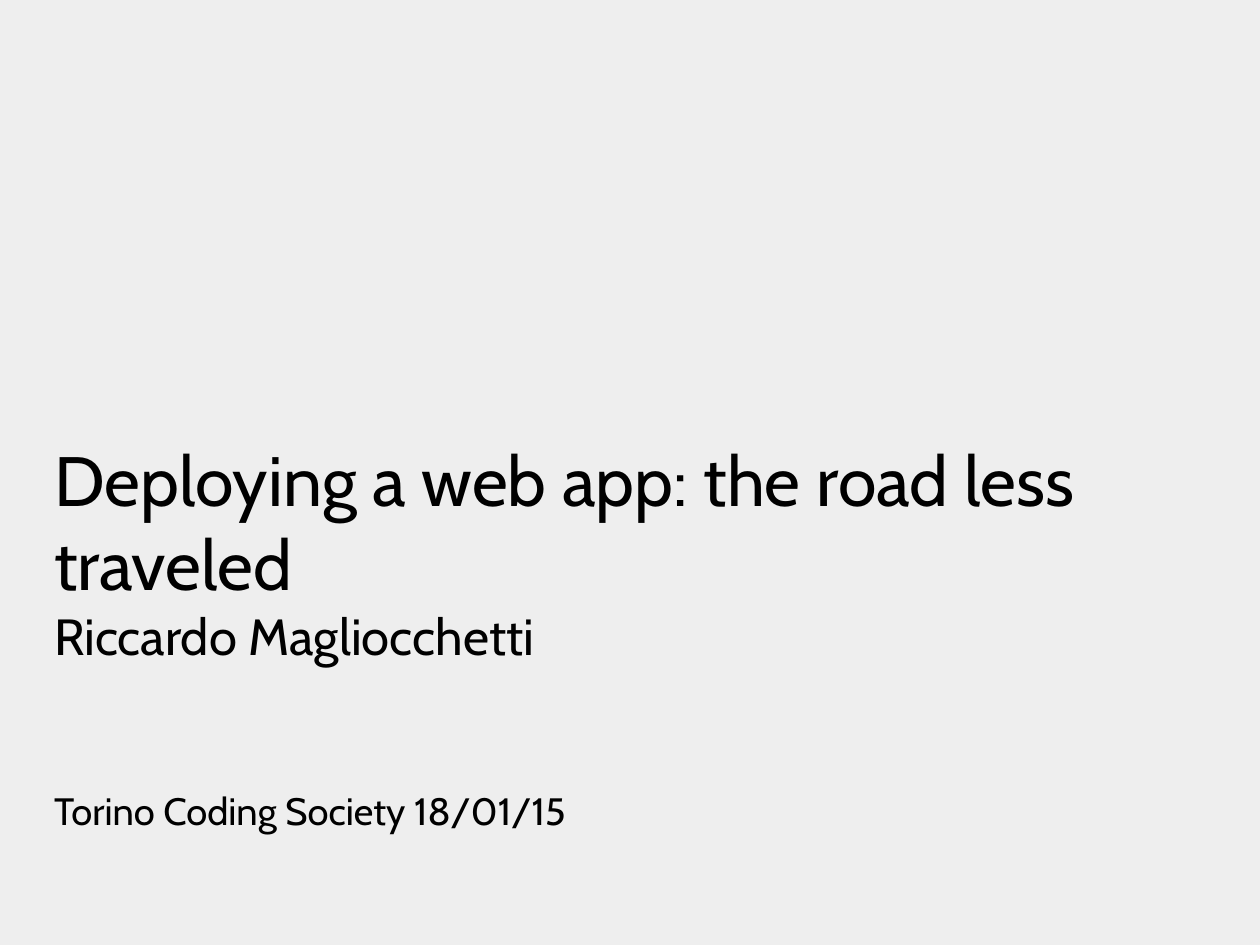
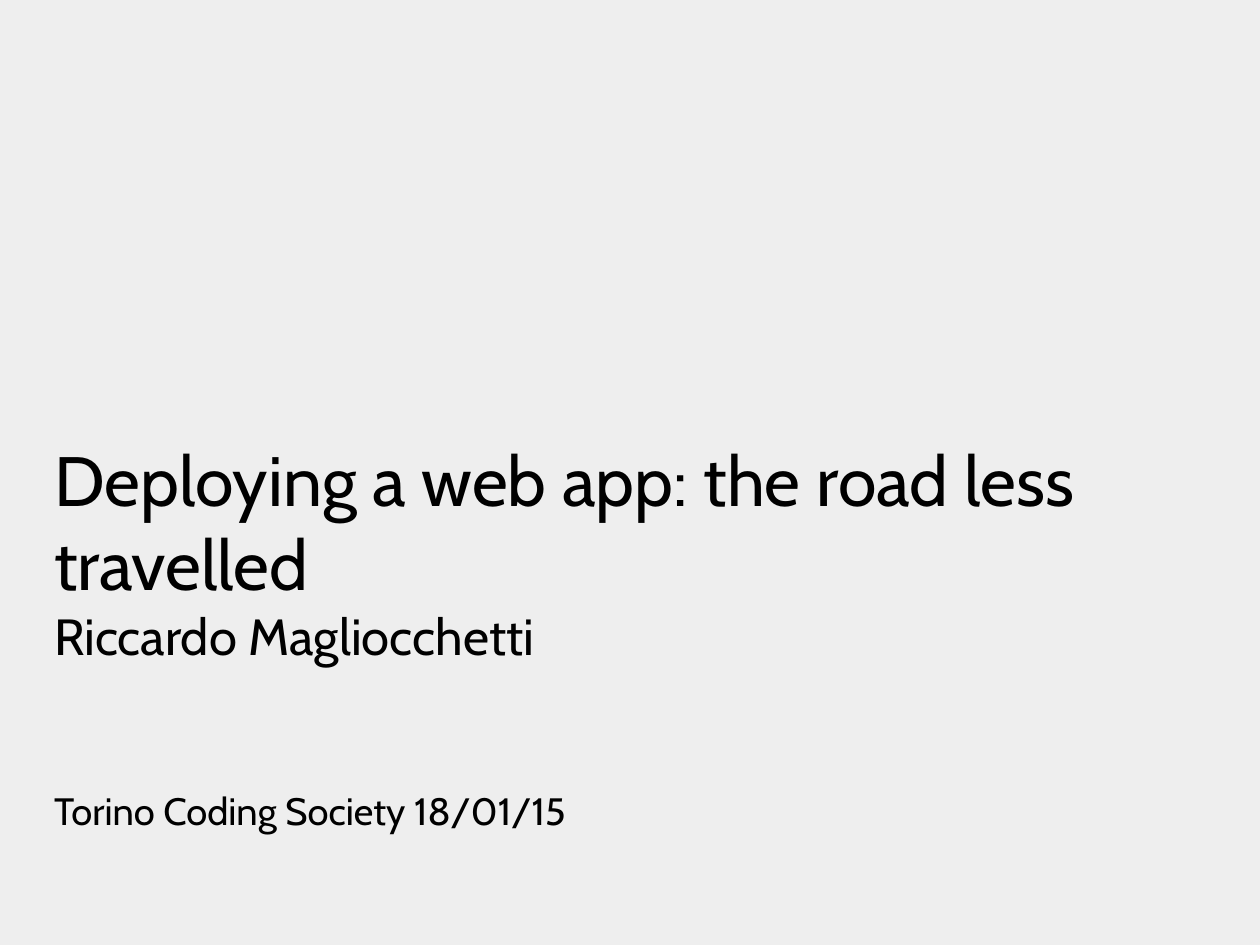
Before and after one commit to xrmx/tcs-uwsgi, a slide deck: slide 1 of base.odp. Drawn at 1260x945 pixels with LibreOffice and Linux fonts; fonts in the diff are those of the drawing. Boxes give left, top, right and bottom in pixels: in the first picture for what was removed or moved away, otherwise in the second. Text is boxed around its words. In the diff, an @@ line names an element or a change of style, - is before the commit and + after.

Commit message:
Sistemiamo typo nel titolo

```diff
--- a/base.odp
+++ b/base.odp
@@ title at [54,453,1074,834]: text changed @@
-Deploying a web app: the road less traveled
-Riccardo Magliocchetti
-Torino Coding Society 18/01/15
+Deploying a web app: the road less travelled
+Riccardo Magliocchetti
+Torino Coding Society 18/01/15
```
